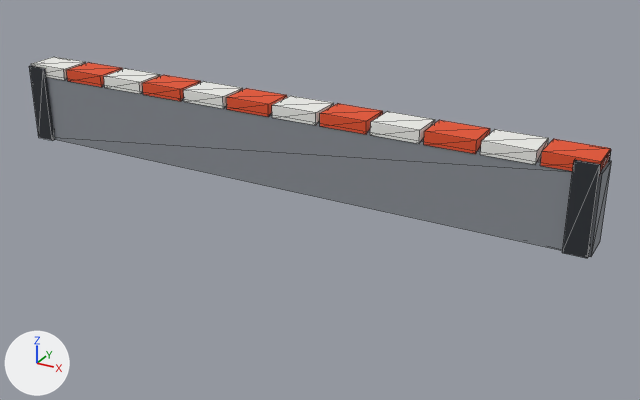
A saved change to the glTF model assets/src/prop/county-barrier/desktop.glb.
Before and after are seen from a 50 mm camera at (10.39, -16.94, 8.21) aimed at (0.91, 0.29, -0.41). Arrows for +X, +Y and +Z are at lower left; the lights stay in place. The picture after the commit comes second. Mesh edges are drawn as thin lines. Vertices at exactly the same position are counted once.

Objects in the first picture: 'county-barrier'.
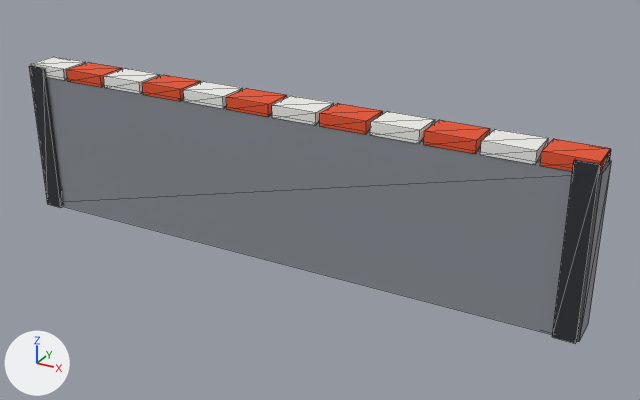
The newer file is also turned or shifted as a whole; pictures and numbers use the older file's frame.

Boxes (x1, y1, x2, y2) around the edits, measured in the pictures (640 x 400 px; the box of a moved part takes in the faces that stretch with it):
```json
{"object": "county-barrier", "change": "reshaped", "before": [29, 57, 611, 258], "after": [29, 57, 611, 343], "on screen": "42% taller"}
{"part": 1, "of": "me_county_barrier", "change": "moved or reshaped", "before": [29, 68, 609, 258], "after": [29, 68, 609, 343]}
```

Edits to the scene script, one JSON object a line:
```json
{"block": "me_county_barrier", "where": "# used by ob_county_barrier; location = (0.0, 0.0, 0.0)"}
{"op": "remove", "block": "me_county_barrier", "code": "me_county_barrier.from_pydata(...)  # 120 vertices, 180 faces; spans x -7.5..7.5, y -0.5..0.5, z 0.0..2.0"}
{"op": "add", "block": "me_county_barrier", "code": "me_county_barrier.from_pydata(...)  # 120 vertices, 180 faces; spans x -7.5..7.5, y -0.5..0.5, z -2.0..2.0"}
{"block": "me_county_barrier", "change": "me_county_barrier part 1: all 12 vertices in x -7.5..7.5, y -0.5..0.5, z 0.0 are moved by (0.0, 0.0, -2.0)"}
```
